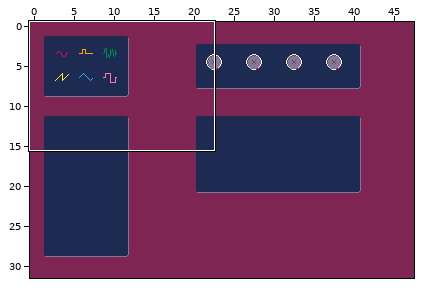
An edit to a level. LDtk project, tiny-cli/src/main/resources/sfx/editor.ldtk. Above, an overview of the earlier version with the close-up marked.
Close-up. Before the edit:
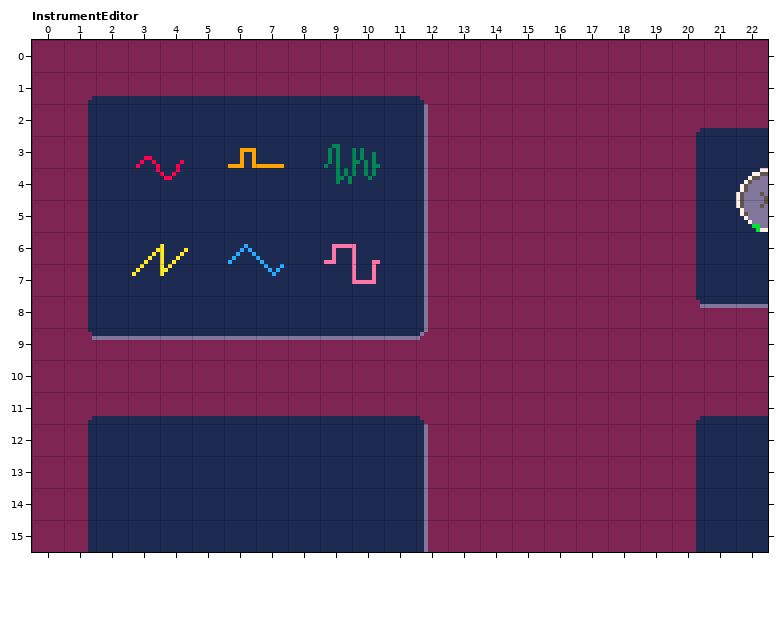
Cells are 8x8 px. Shown: InstrumentEditor x 0..22, y 0..15. The commit also changed other parts of the map, which this record leaves out.
Now the later version:
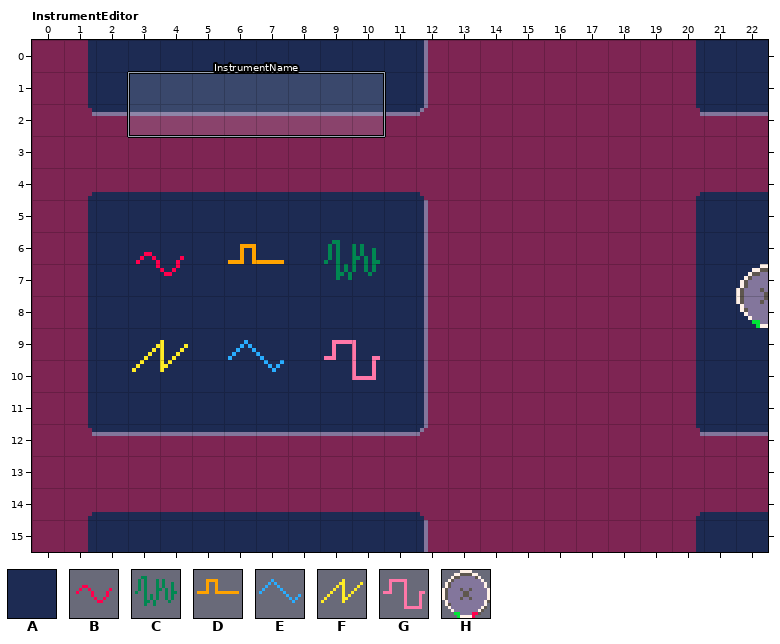
Key: from "IntGrid": A 1; from "Sfx": B 64, C 66, D 68, E 70, F 72, G 74, H 256.
_ is an empty cell.
Objects are placed by their top-left corner, in cells (3,4 is the top-left corner of cell 3,4); size is 1x1 cell unless given.
What changed:
Layer "IntGrid":
y 0: x 1..12 ____________ -> AAAAAAAAAAAA; x 20..22 ___ -> AAA
y 1: x 20..22 ___ -> AAA
y 3: x 1..12 AAAAAAAAAAAA -> ____________; x 20..22 AAA -> ___
y 9: x 20..22 ___ -> AAA
y 10: x 1..12 ____________ -> AAAAAAAAAAAA; x 20..22 ___ -> AAA
y 13: x 1..12 AAAAAAAAAAAA -> ____________; x 20..22 AAA -> ___
Layer "Entities":
changed: H "Knob" at 22,4 size 2x2 -> H "Knob" at 22,7 size 2x2
changed: B "Button" at 3,3 size 2x2 -> B "Button" at 3,6 size 2x2
changed: C "Button" at 9,3 size 2x2 -> C "Button" at 9,6 size 2x2
changed: D "Button" at 6,3 size 2x2 -> D "Button" at 6,6 size 2x2
changed: E "Button" at 6,6 size 2x2 -> E "Button" at 6,9 size 2x2
changed: F "Button" at 3,6 size 2x2 -> F "Button" at 3,9 size 2x2
changed: G "Button" at 9,6 size 2x2 -> G "Button" at 9,9 size 2x2
added: "InstrumentName" rectangle at 3,1 size 8x2
